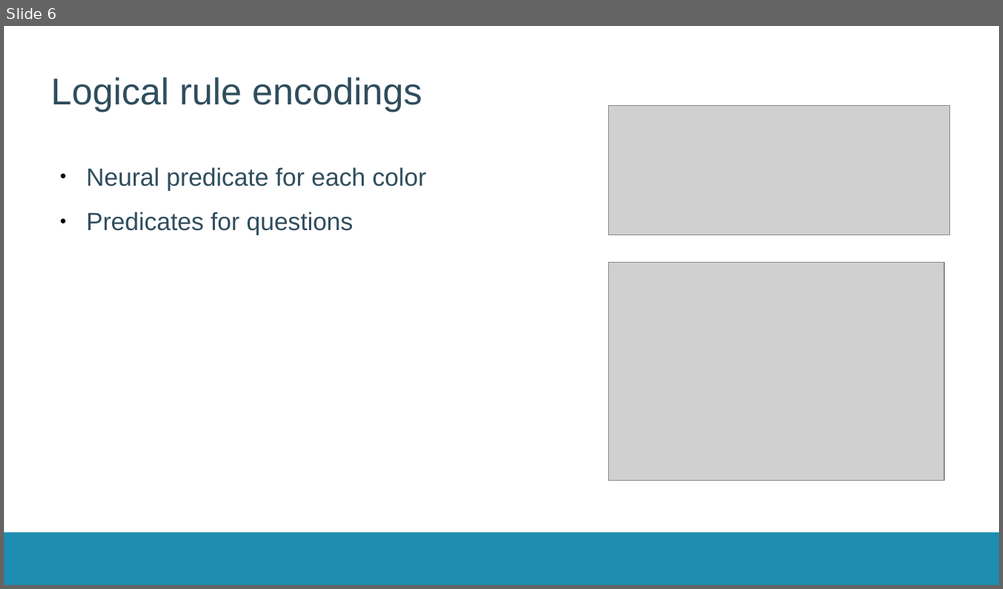
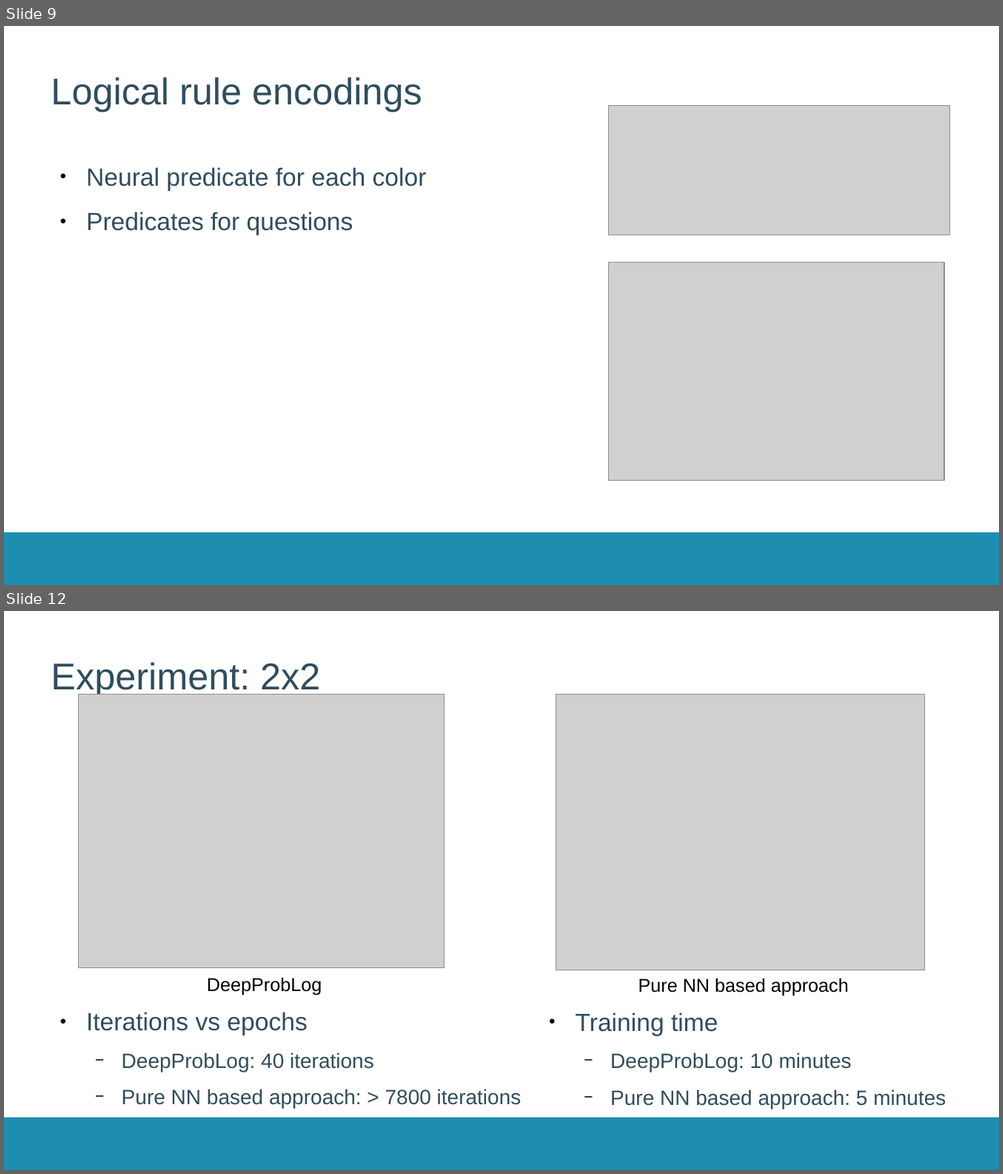
Before and after one commit to JorritWillaert/Capita-Selecta-Neuro-Symbolic-AI, a slide deck: presentation/presentation.odp. Shown one above the other, each under a label of ours: slide 6 before the commit, slides 9 and 12 after it; the slides between them are not shown. The pictures are 1003x589 and 1003x1174 pixels, drawn with LibreOffice and Linux fonts; fonts in the diff are those of the drawing; grey boxes stand for pictures; background and template pictures are left out. Boxes give left, top, right and bottom in pixels: in the first picture for what was removed or moved away, otherwise in the second. Text is boxed around its words. In the diff, an @@ line names an element or a change of style, - is before the commit and + after.

```diff
--- a/presentation/presentation.odp
+++ b/presentation/presentation.odp
@@ slide 12 added at <box>4,611,999,1170</box>, background #FFFFFF; not listed: 1 template element that a slide beside it also shows @@
@@ title added at <box>51,662,320,697</box>, 36 pt, text #2F4D5D @@
+Experiment: 2x2
@@ picture added at <box>79,695,444,969</box> @@
@@ picture added at <box>556,695,924,971</box> @@
@@ text added at <box>207,977,321,996</box>, 18 pt, text #000000 @@
+DeepProbLog
@@ text added at <box>638,978,848,997</box>, 18 pt, text #000000 @@
+Pure NN based approach
@@ text added at <box>86,1012,521,1109</box>, 20 pt, text #2F4D5D @@
+● Iterations vs epochs
+  − DeepProbLog: 40 iterations
+  − Pure NN based approach: > 7800 iterations
@@ text added at <box>575,1013,945,1109</box>, 20 pt, text #2F4D5D @@
+● Training time
+  − DeepProbLog: 10 minutes
+  − Pure NN based approach: 5 minutes
@@ what was slide 6 is now slide 9 @@
```
Also in this commit, not shown: 1 slide changed, 10 other slides added, 2 slides removed, 1 other file.
